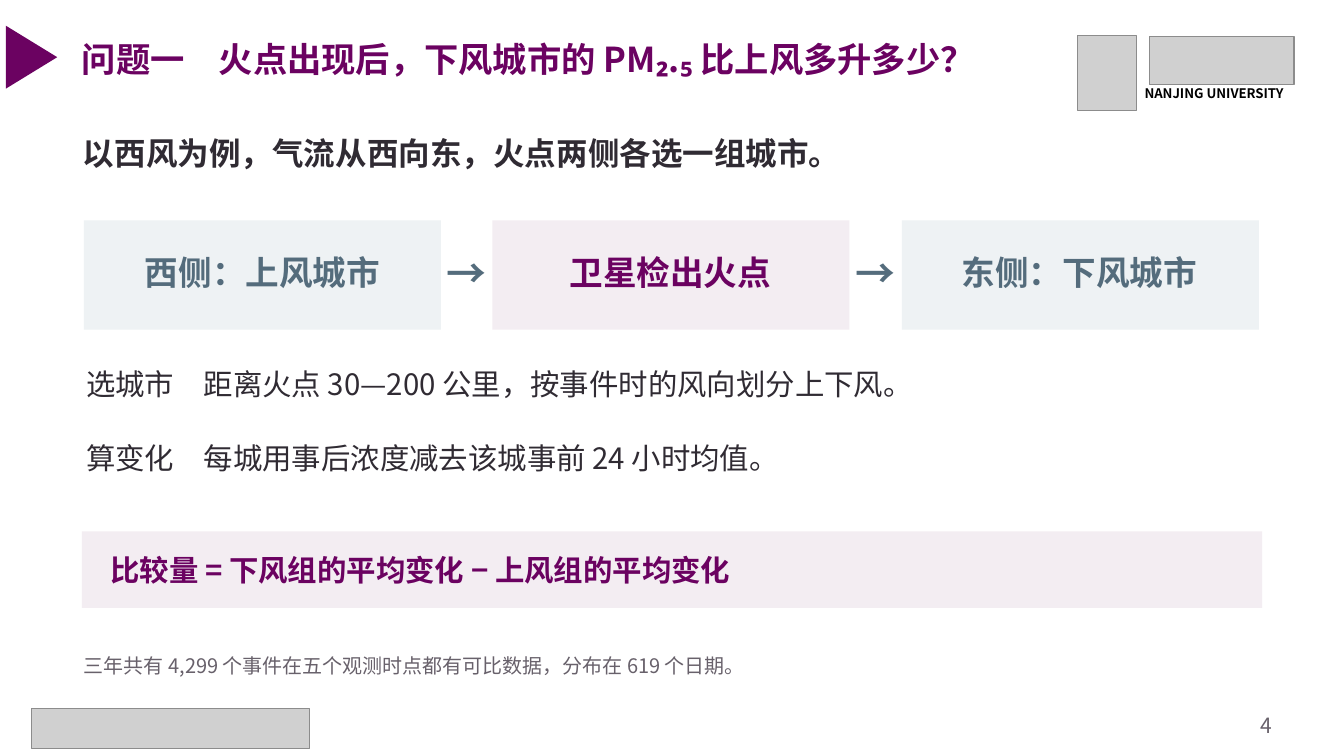
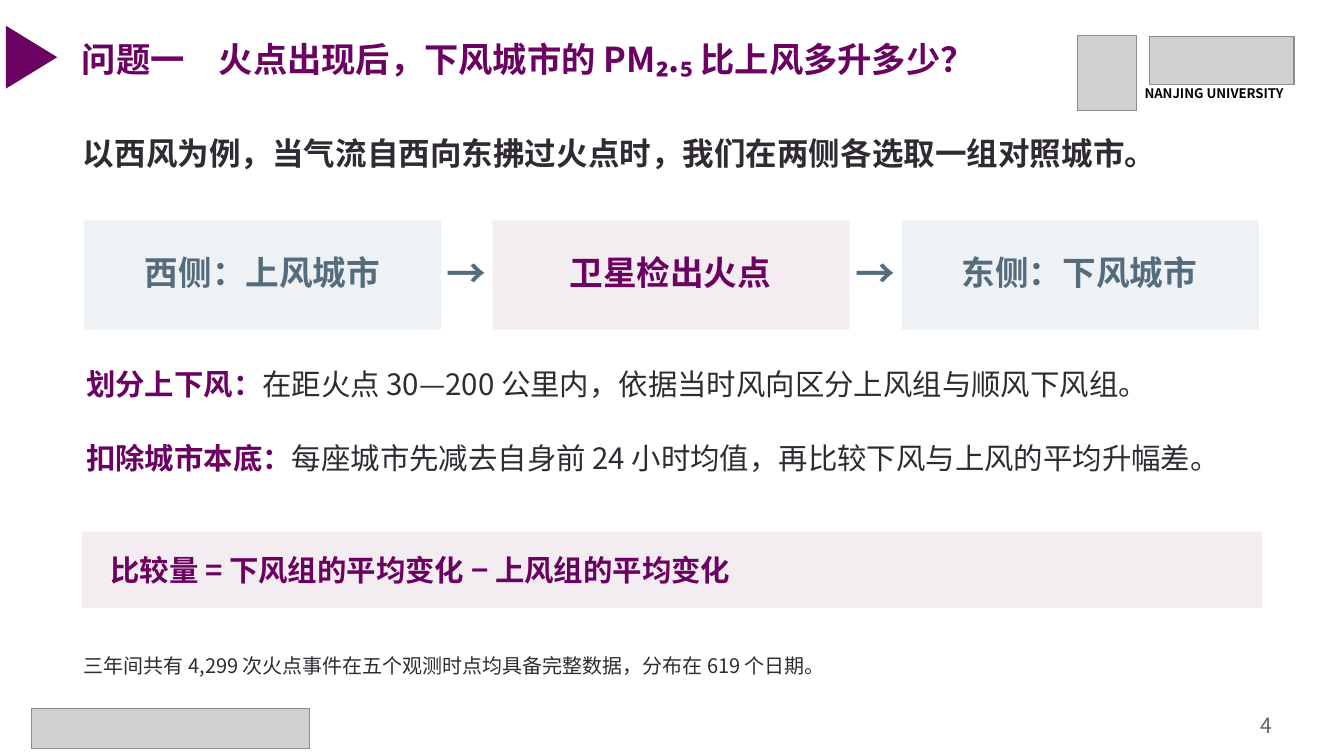
Before and after one commit to gxm-nju/china-air-pollution, a slide deck: slide 4 of docs/课堂展示.pptx. Drawn at 1344x756 pixels with LibreOffice and Linux fonts; fonts in the diff are those of the drawing; grey boxes stand for pictures. Boxes give left, top, right and bottom in pixels: in the first picture for what was removed or moved away, otherwise in the second. Text is boxed around its words. In the diff, an @@ line names an element or a change of style, - is before the commit and + after.

```diff
--- a/docs/课堂展示.pptx
+++ b/docs/课堂展示.pptx
@@ text at <box>83,138,1156,169</box>: text changed @@
-以西风为例，气流从西向东，火点两侧各选一组城市。
+以西风为例，当气流自西向东拂过火点时，我们在两侧各选取一组对照城市。
@@ text at <box>86,370,1148,398</box>: text changed @@
-选城市 距离火点 30—200 公里，按事件时的风向划分上下风。
+划分上下风：在距火点 30—200 公里内，依据当时风向区分上风组与顺风下风组。
@@ text at <box>86,444,1220,472</box>: text changed @@
-算变化 每城用事后浓度减去该城事前 24 小时均值。
+扣除城市本底：每座城市先减去自身前 24 小时均值，再比较下风与上风的平均升幅差。
@@ text at <box>84,656,825,677</box>: text changed; text colour #68616B to #302B33 @@
-三年共有 4,299 个事件在五个观测时点都有可比数据，分布在 619 个日期。
+三年间共有 4,299 次火点事件在五个观测时点均具备完整数据，分布在 619 个日期。
```
Also in this commit, not shown: 8 other slides changed, 1 other file.
